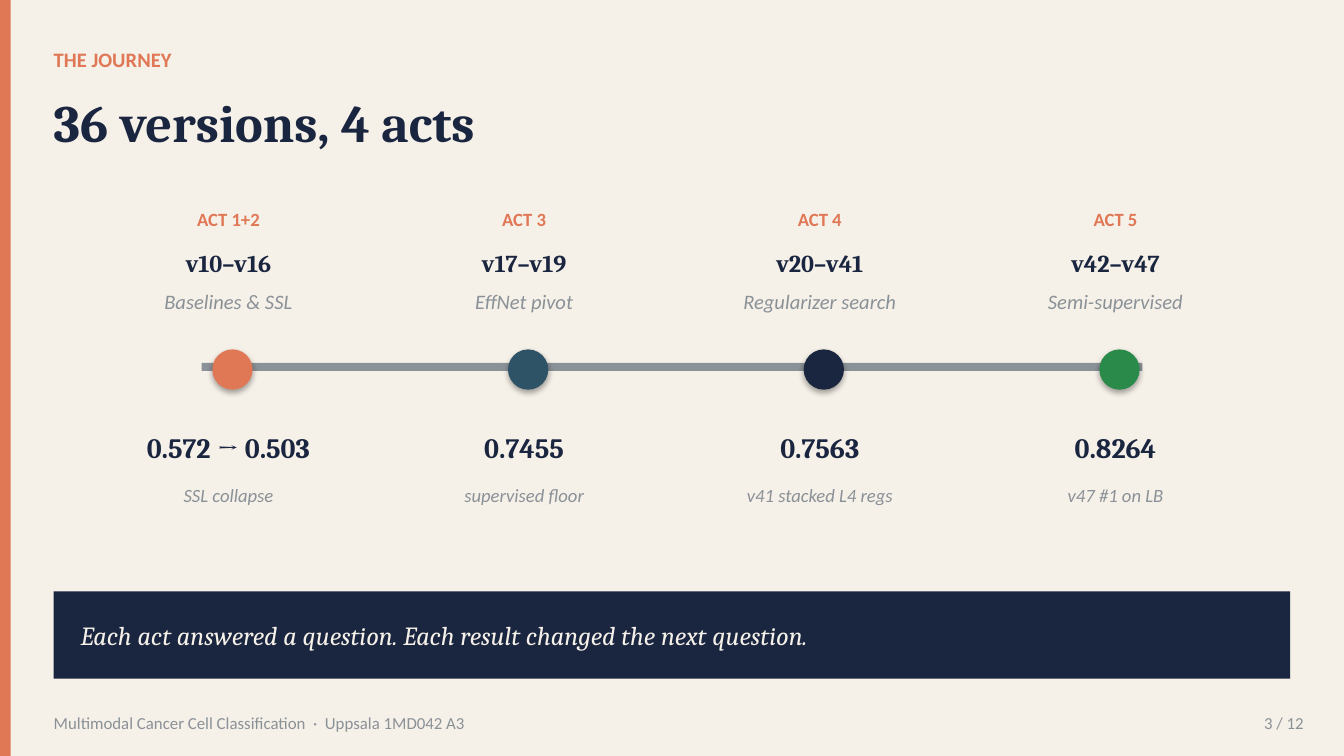
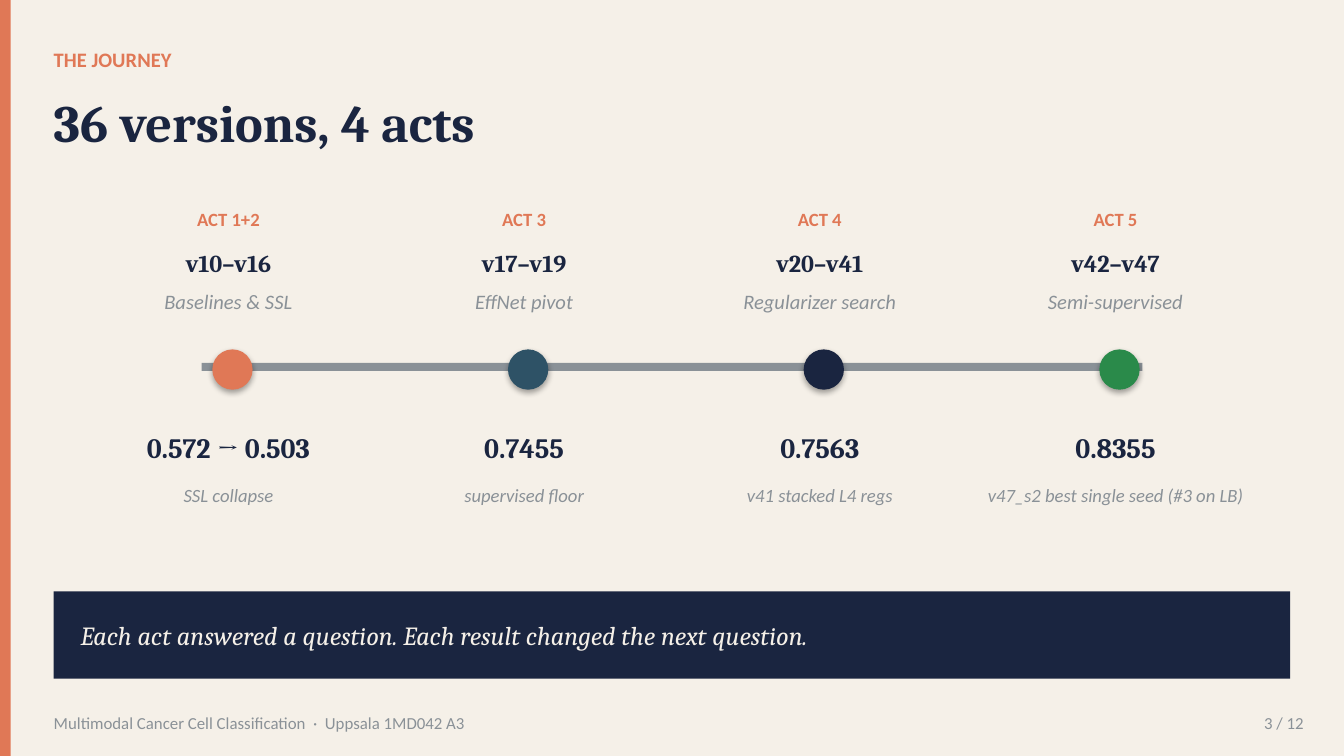
Before and after one commit to rafallex/multimodal-microscopy-distillation, a slide deck: slide 3 of presentation/A3_cancer_challenge.pptx. Drawn at 1344x756 pixels with LibreOffice and Linux fonts; fonts in the diff are those of the drawing. Boxes give left, top, right and bottom in pixels: in the first picture for what was removed or moved away, otherwise in the second. Text is boxed around its words. In the diff, an @@ line names an element or a change of style, - is before the commit and + after.

```diff
--- a/presentation/A3_cancer_challenge.pptx
+++ b/presentation/A3_cancer_challenge.pptx
@@ text at [1075, 439, 1155, 459]: text changed @@
-0.8264
+0.8355
@@ text at [988, 488, 1244, 505]: text changed @@
-v47 #1 on LB
+v47_s2 best single seed (#3 on LB)
```
Also in this commit, not shown: 1 other slide changed, 10 other files.
